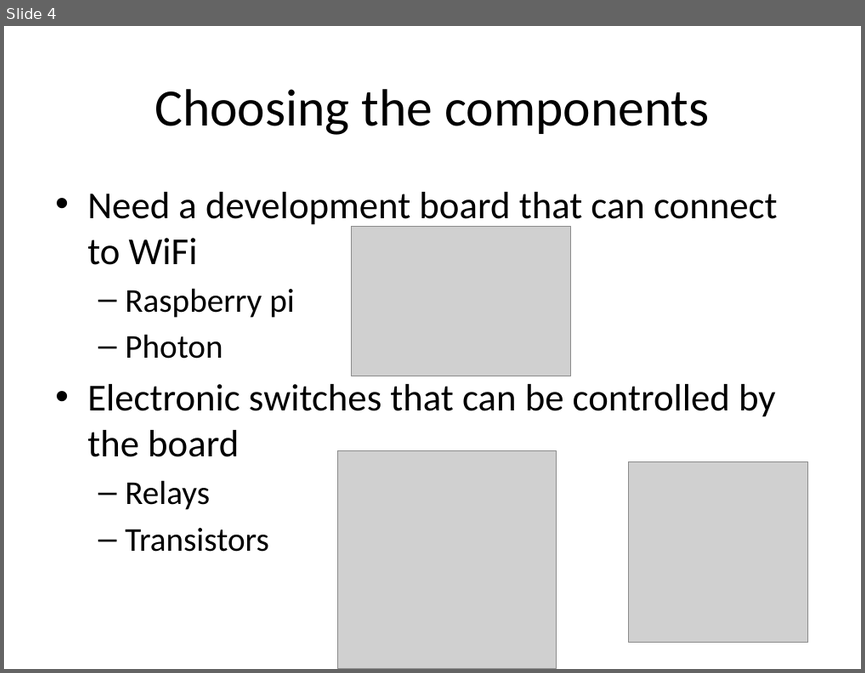
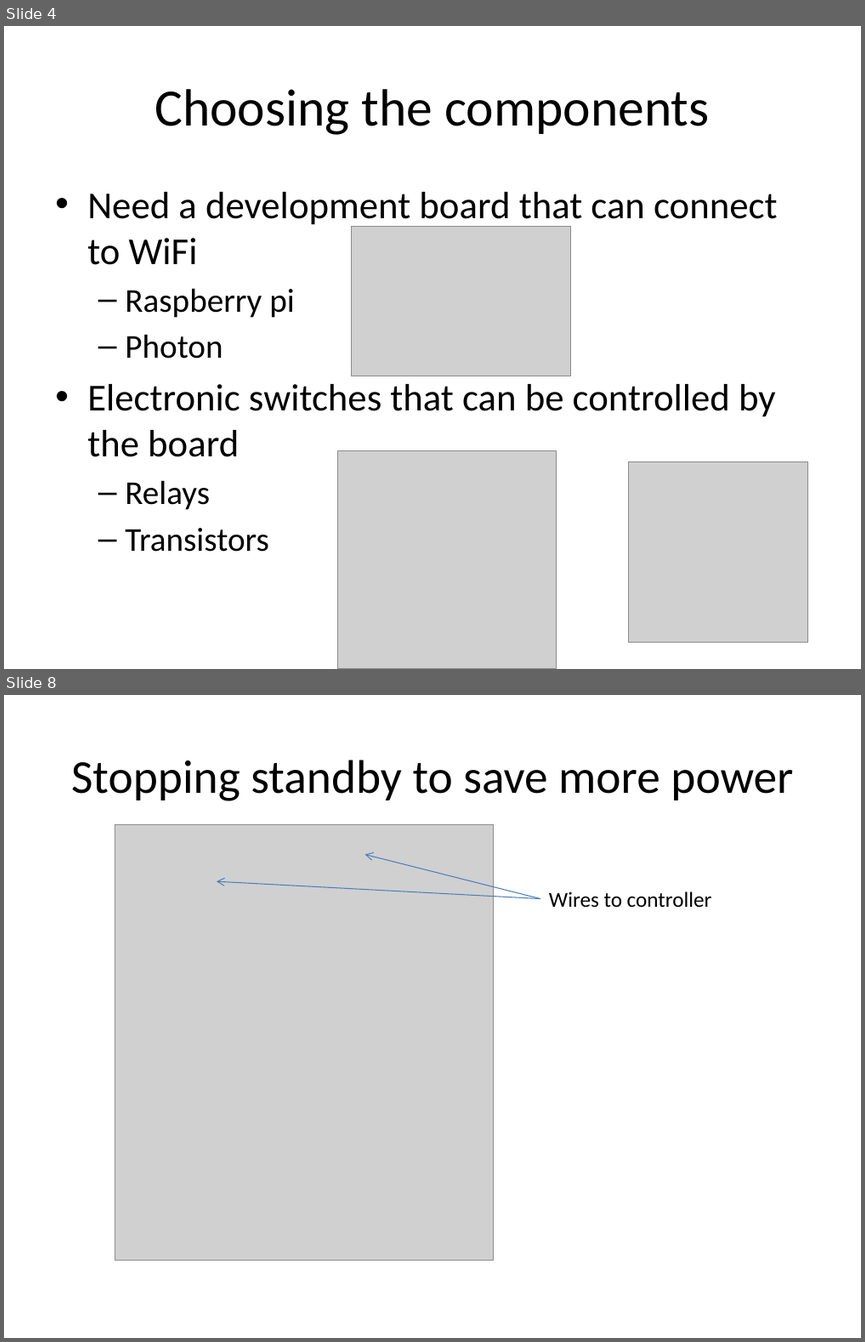
Before and after one commit to AngrySaltyFish/EPQ, a slide deck: EPQ – Artefact.pptx. Shown one above the other, each under a label of ours: slide 4 before the commit, slides 4 and 8 after it; the slides between them are not shown. The pictures are 865x673 and 865x1342 pixels, drawn with LibreOffice and Linux fonts; fonts in the diff are those of the drawing; grey boxes stand for pictures. Boxes give left, top, right and bottom in pixels: in the first picture for what was removed or moved away, otherwise in the second. Text is boxed around its words. In the diff, an @@ line names an element or a change of style, - is before the commit and + after.

```diff
--- a/EPQ – Artefact.pptx
+++ b/EPQ – Artefact.pptx
@@ slide 8 added at bbox=[4, 695, 861, 1338], background #FFFFFF @@
@@ title added at bbox=[71, 760, 793, 801], 39.6 pt, text #000000 @@
+Stopping standby to save more power
@@ picture added at bbox=[115, 824, 494, 1259] @@
@@ arrow added from (540, 899) to (364, 854), #4B7EBC 0.75 pt @@
@@ arrow added from (540, 899) to (216, 882), #4B7EBC 0.75 pt @@
@@ text added at bbox=[549, 891, 712, 907], 18 pt, text #000000 @@
+Wires to controller
```
Also in this commit, not shown: 9 other slides added, 1 other file.
